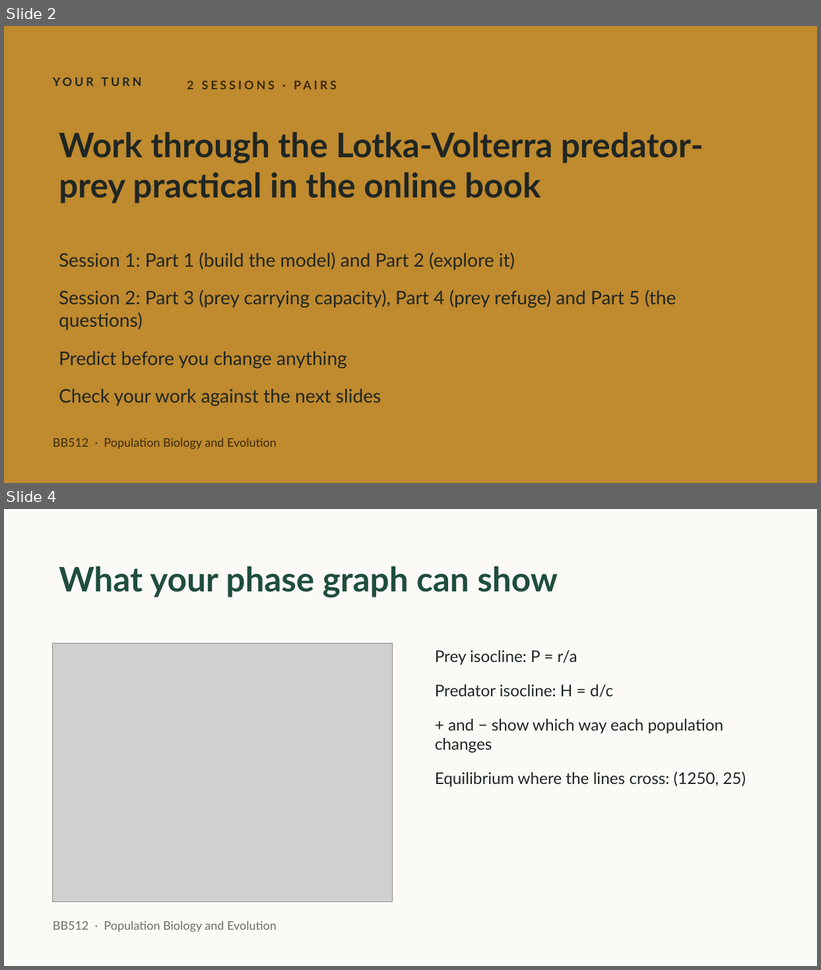
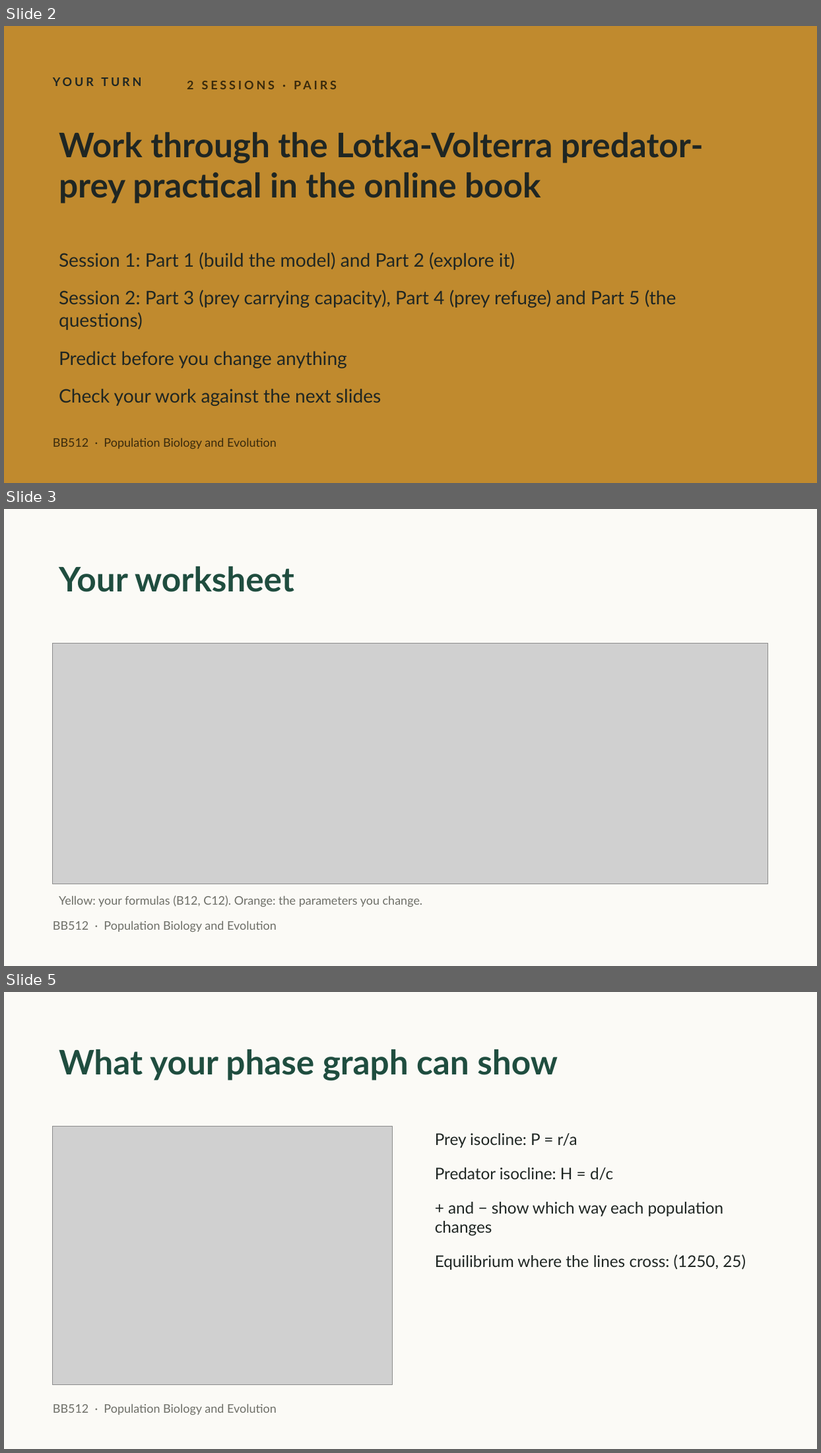
Before and after one commit to jonesor/BB512_Book, a slide deck: lecture_figures/lv_predation/BB512 - Lotka Volterra Predator Prey Practical v2.pptx. Shown one above the other, each under a label of ours: slides 2 and 4 before the commit, slides 2, 3 and 5 after it; the slides between them are not shown. The pictures are 821x970 and 821x1453 pixels, drawn with LibreOffice and Linux fonts; fonts in the diff are those of the drawing; grey boxes stand for pictures. Boxes give left, top, right and bottom in pixels: in the first picture for what was removed or moved away, otherwise in the second. Text is boxed around its words. In the diff, an @@ line names an element or a change of style, - is before the commit and + after.

```diff
--- a/lecture_figures/lv_predation/BB512 - Lotka Volterra Predator Prey Practical v2.pptx
+++ b/lecture_figures/lv_predation/BB512 - Lotka Volterra Predator Prey Practical v2.pptx
@@ slide 3 added at (4,509,817,966), background #FBFAF6; not listed: 1 template element that a slide beside it also shows @@
@@ title added at (59,566,294,592), 40 pt, text #1F4D3F, bold @@
+Your worksheet
@@ picture added at (53,643,768,884) @@
@@ text added at (59,896,423,907), 14 pt, text #6E6F68 @@
+Yellow: your formulas (B12, C12). Orange: the parameters you change.
@@ what was slide 4 is now slide 5 @@
```
Also in this commit, not shown: 1 slide changed, 7 other files.
